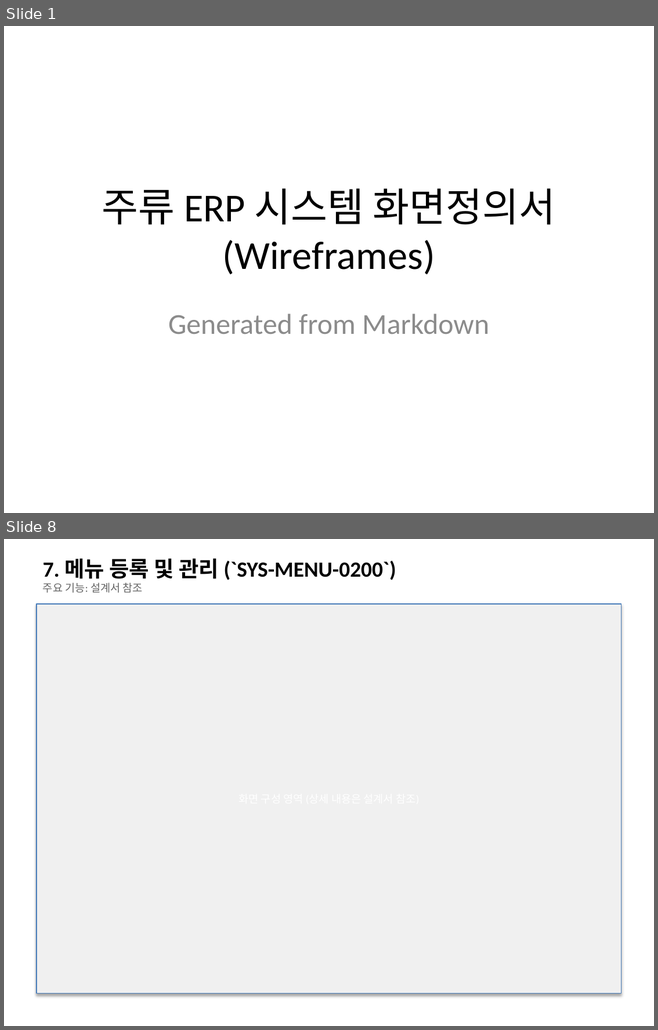
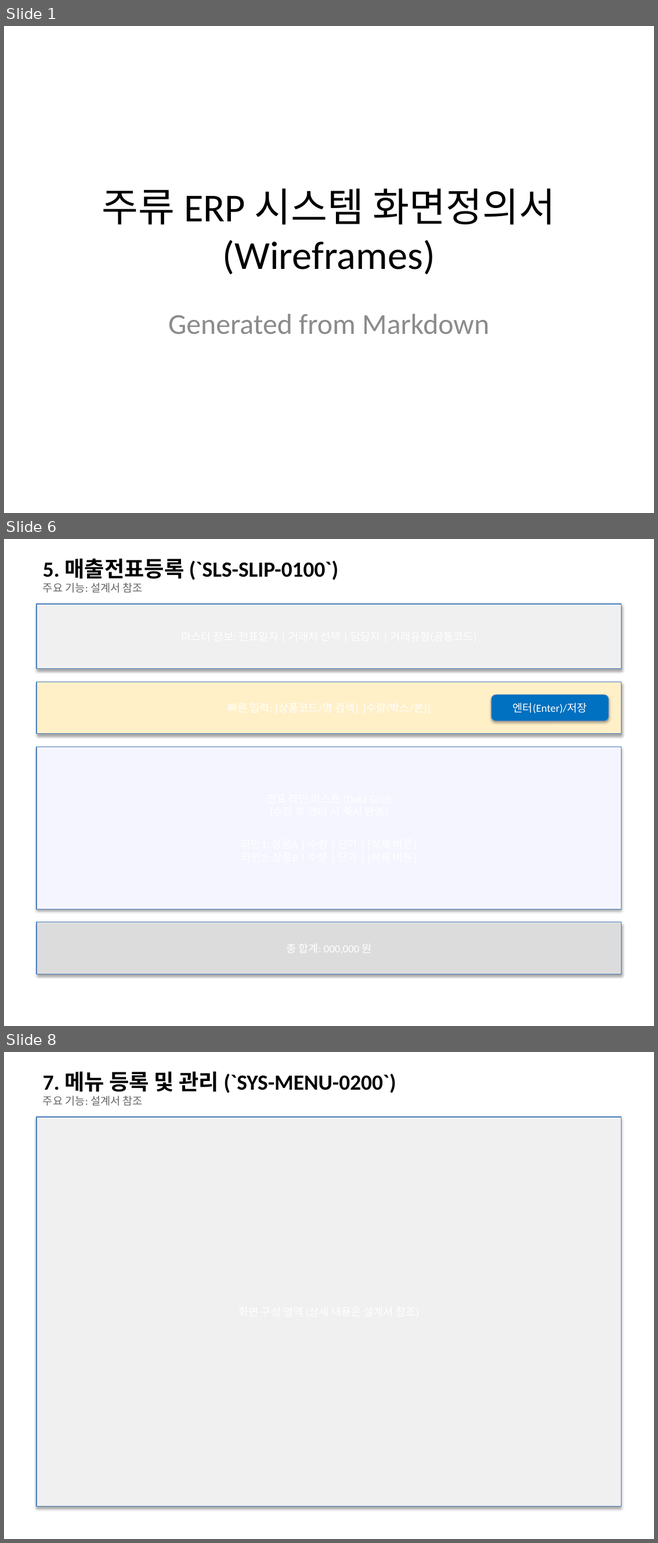
Before and after one commit to sooil-c/PSA-DOCS, a slide deck: 02_설계/화면정의서.pptx. Shown one above the other, each under a label of ours: slides 1 and 8 before the commit, slides 1, 6 and 8 after it; the slides between them are not shown. The pictures are 658x1030 and 658x1543 pixels, drawn with LibreOffice and Linux fonts; fonts in the diff are those of the drawing. Boxes give left, top, right and bottom in pixels: in the first picture for what was removed or moved away, otherwise in the second. Text is boxed around its words. In the diff, an @@ line names an element or a change of style, - is before the commit and + after.

```diff
--- a/02_설계/화면정의서.pptx
+++ b/02_설계/화면정의서.pptx
@@ slide 6 added at (4, 539, 654, 1026), background #FFFFFF @@
@@ text added at (43, 558, 338, 580), 24 pt, text #000000, bold @@
+5. 매출전표등록 (`SLS-SLIP-0100`)
@@ text added at (43, 583, 143, 593), 12 pt, text #646464 @@
+주요 기능: 설계서 참조
@@ rectangle added at (36, 604, 621, 669), fill #F0F0F0, outline #4B7EBC 0.75 pt @@
@@ rectangle added at (36, 682, 621, 734), fill #FFF0C8, outline #4B7EBC 0.75 pt @@
@@ rounded rectangle added at (491, 695, 608, 721), fill #0070C0, outline #4B7EBC 0.75 pt, 12 pt, text #FFFFFF @@
+엔터(Enter)/저장
@@ rectangle added at (36, 747, 621, 909), fill #F5F5FF, outline #4B7EBC 0.75 pt @@
@@ rectangle added at (36, 922, 621, 974), fill #DCDCDC, outline #4B7EBC 0.75 pt @@
```
Also in this commit, not shown: 5 slides changed, 2 other slides added, 3 slides removed, 2 other files.
